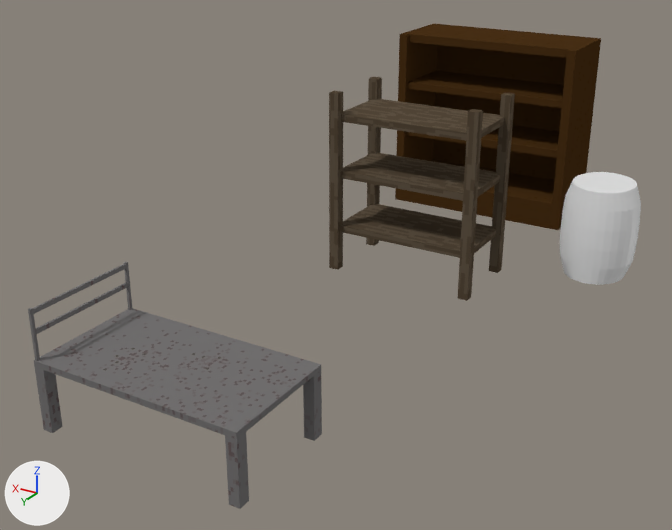
A saved change to the Blender file models/blender/admin_room.blend.
One viewpoint serves both versions: a 50 mm lens placed at (-1.56, 6.18, 2.67), pointed at (1.26, 1.49, 0.32). Lighting does not change. The marker at lower left points along +X, +Y and +Z.
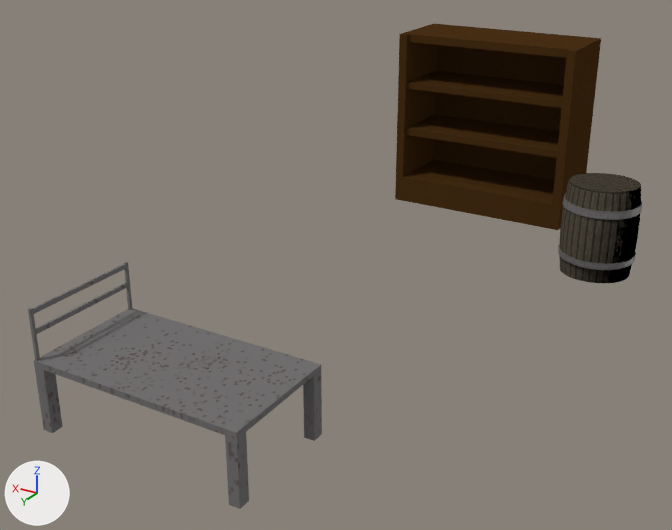
What differs and where, as boxes (x1, y1, x2, y2) in the pictures (672 x 530 px; the box of a moved part takes in the faces that stretch with it):
```json
{"object": "shelf_storage", "change": "hidden", "before": [329, 77, 515, 301], "on screen": "brown"}
{"object": "Cylinder", "change": "reshaped, turned", "before": [560, 172, 641, 285], "after": [558, 173, 642, 283]}
{"part": 1, "of": "me_cube_006", "change": "moved or reshaped", "before": [341, 204, 496, 258], "on screen": "not visible afterwards"}
{"part": 2, "of": "me_cube_006", "change": "moved or reshaped", "before": [341, 99, 505, 141], "on screen": "not visible afterwards"}
{"part": 3, "of": "me_cube_006", "change": "moved or reshaped", "before": [329, 77, 515, 301], "on screen": "not visible afterwards"}
{"part": 4, "of": "me_cylinder", "change": "added", "after": [563, 193, 642, 220]}
{"part": 5, "of": "me_cylinder", "change": "added", "after": [558, 243, 636, 270]}
{"part": 6, "of": "me_cylinder", "change": "recoloured", "before": [560, 173, 640, 283], "after": [560, 173, 640, 283]}
```

Edits to the scene script, one JSON object a line:
```json
{"op": "add", "block": "img_barrel", "code": ["img_barrel = load_image('barrel', 'barrel_uv.png', 128, 128, 'sRGB')"]}
{"op": "add", "block": "mat_material_003", "code": ["mat_material_003 = bpy.data.materials.new('Material.003')", "# uses the picture img_barrel"]}
{"op": "add", "block": "mat_material_005", "code": ["mat_material_005 = principled_material('Material.005')", "mat_material_005.texture = img_barrel", "mat_material_005.specular_ior_level = 1.0"]}
{"block": "me_cube_006", "where": "# used by ob_shelf_storage; location = (1.12, 0.598, 0.3); scale = (1.0, 1.0, 0.8)"}
{"op": "remove", "block": "me_cube_006", "code": "me_cube_006.from_pydata(...)  # 56 vertices, 42 faces; spans x -0.54..0.54, y -0.3..0.31, z -0.38..1.22"}
{"op": "add", "block": "me_cube_006", "code": "me_cube_006.from_pydata(...)  # 56 vertices, 42 faces; spans x -0.52..0.53, y -0.3..0.31, z -0.38..1.22"}
{"block": "me_cube_006", "change": "me_cube_006 part 1: the loose piece of 8 vertices spanning x -0.5..0.5, y -0.27..0.27, z -0.03..0.03 is moved by (0.0, 0.0, 0.04)"}
{"block": "me_cube_006", "change": "me_cube_006 part 2: the loose piece of 8 vertices spanning x -0.5..0.5, y -0.27..0.27, z 0.97..1.03 is moved by (0.0, 0.0, -0.06)"}
{"block": "me_cube_006", "change": "me_cube_006 part 3: 24 of 56 vertices moved; they spanned x -0.54..0.54, y -0.3..0.31, z -0.38..1.22 and now span x -0.52..0.53, y -0.3..0.31, z -0.38..1.22; mean shift (0.0, 0.0, 0.0); largest move (0.54, 0.31, 1.22) -> (0.53, 0.29, 1.22)"}
{"block": "me_cylinder", "where": "# used by ob_cylinder; location = (0.0, 0.0, 0.338)"}
{"op": "remove", "block": "me_cylinder", "code": "me_cylinder.from_pydata(...)  # 256 vertices, 226 faces; spans x -0.263..0.263, y -0.263..0.263, z -0.332..0.332"}
{"op": "add", "block": "me_cylinder", "code": "me_cylinder.from_pydata(...)  # 384 vertices, 354 faces; spans x -0.266..0.266, y -0.266..0.266, z -0.332..0.332"}
{"block": "me_cylinder", "change": "me_cylinder part 4: 64 vertices added at x -0.266..0.266, y -0.266..0.266, z 0.157..0.21"}
{"block": "me_cylinder", "change": "me_cylinder part 5: 64 vertices added at x -0.265..0.265, y -0.265..0.265, z -0.21..-0.164"}
{"block": "me_cylinder", "change": "me_cylinder part 6: 162 faces spanning x -0.263..0.263, y -0.263..0.263, z -0.332..0.332 switch from no material to mat_material_003"}
{"op": "add", "block": "me_cylinder", "code": "me_cylinder.materials.append(mat_material_005)  # picture img_barrel"}
{"op": "set", "path": "ob_shelf_storage.location", "old": "(1.12, 0.598, 0.3)", "new": "(0.025, -0.018, 0.3)"}
{"op": "add", "block": "ob_shelf_storage", "code": "ob_shelf_storage.hide_set(True)"}
{"op": "set", "path": "ob_cylinder.rotation_euler", "old": "(0.0, 0.0, 0.0)", "new": "(0.0, 0.0, -1.263)", "note": "degrees (0, 0, 0) -> degrees (0, 0, -72)"}
```
